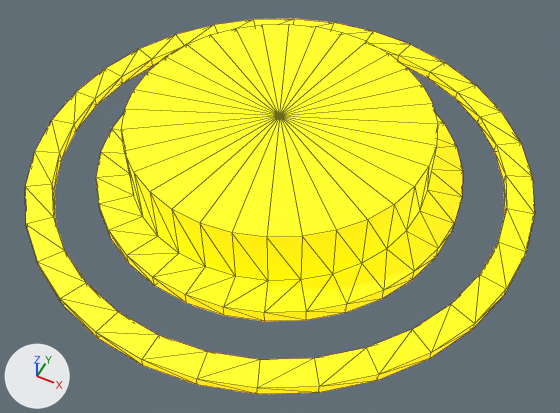
Renders of the glTF model assets/scene/Models/centerToon/centerToon.glb from each side of a commit.
Rendered twice from a camera (50 mm lens) standing at (5.75, -9.09, 10.38) and looking at (1.55, -0.7, -0.11). The lights are fixed; the arrows at lower left show +X, +Y and +Z. The picture after the commit comes second. Mesh edges are drawn as thin lines.

The older version as bpy lines, for what is in view:
```python
mat_light = principled_material('Light')
mat_light.base_color = (0.8, 0.302, 0.00093)  # orange #e79503
mat_light.emission_color = (1.0, 0.342, 0.0)  # orange #ff9e00
mat_light.emission_strength = 2.0
me_cylinder_019 = bpy.data.meshes.new('Cylinder.019')
me_cylinder_019.from_pydata(...)  # 130 vertices, 256 faces; spans x -2.18..4.53, y -3.31..3.41, z -0.04..1.33
me_cylinder_019.materials.append(mat_light)  # orange #e79503, glowing orange #ff9e00
me_cylinder_020 = bpy.data.meshes.new('Cylinder.020')
me_cylinder_020.from_pydata(...)  # 128 vertices, 256 faces; spans x -3.46..5.81, y -4.59..4.68, z -0.04..0.14
me_cylinder_020.materials.append(mat_light)  # orange #e79503, glowing orange #ff9e00
ob_toon = bpy.data.objects.new('toon', me_cylinder_019)
ob_toon.location = (0.0, 0.0, 0.0)
ob_toon_001 = bpy.data.objects.new('toon.001', me_cylinder_020)
ob_toon_001.location = (0.0, 0.0, 0.0)
```
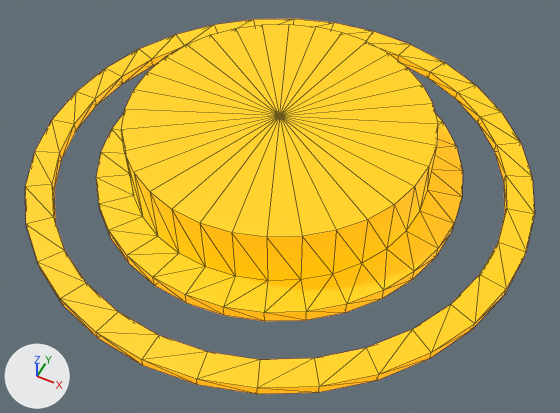
Boxes (x1, y1, x2, y2) around the edits, measured in the pictures (560 x 413 px):
'toon', surface changed: (96, 24, 463, 321) in both
'toon.001', surface changed: (25, 19, 535, 394) in both

The change in detail:
In material 'Light' (mat_light), emission_strength goes from 2.0 to 1.0.
